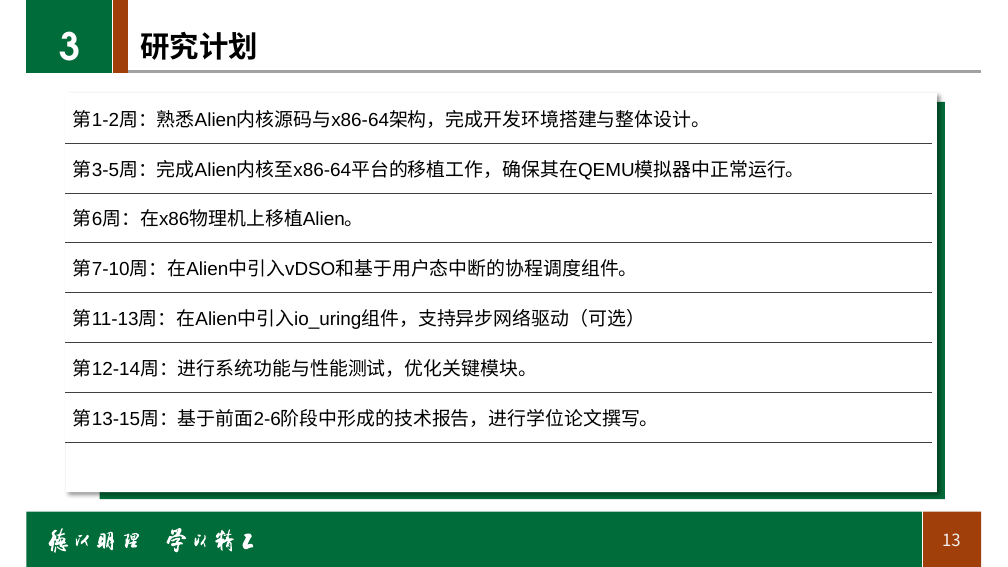
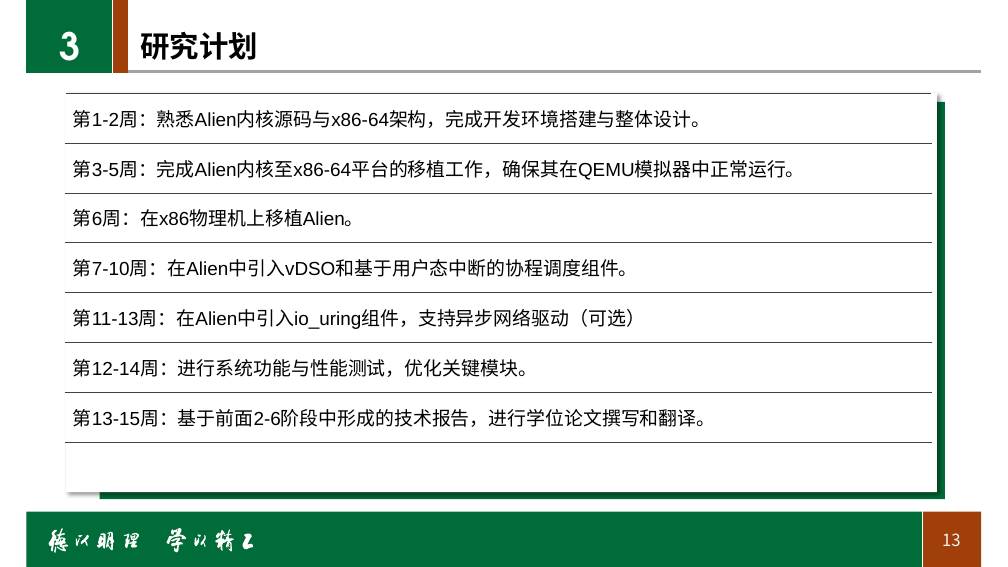
Before and after one commit to hhhjjjcc112/AsyncAlien, a slide deck: slide 13 of docs/graduation/开题报告.pptx. Drawn at 1008x567 pixels with LibreOffice and Linux fonts; fonts in the diff are those of the drawing; background and template pictures are left out. Boxes give left, top, right and bottom in pixels: in the first picture for what was removed or moved away, otherwise in the second. Text is boxed around its words. In the diff, an @@ line names an element or a change of style, - is before the commit and + after.

Commit message:
添加毕业设计计划安排文档

```diff
--- a/docs/graduation/开题报告.pptx
+++ b/docs/graduation/开题报告.pptx
@@ table at (65,93,932,442) @@
-row 7, column 1: 第13-15周：基于前面2-6阶段中形成的技术报告，进行学位论文撰写。
+row 7, column 1: 第13-15周：基于前面2-6阶段中形成的技术报告，进行学位论文撰写和翻译。
@@ borders changed @@
```
Also in this commit, not shown: 1 other slide changed, 1 other file.
